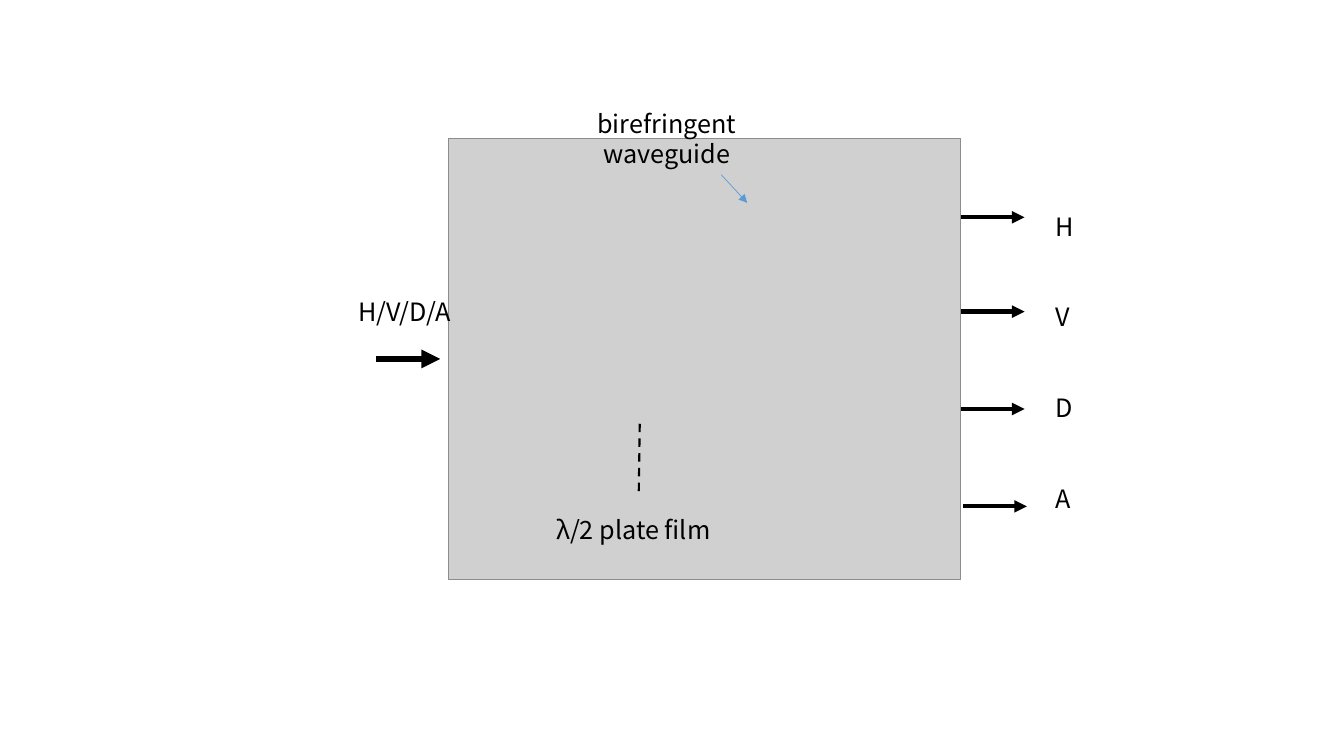
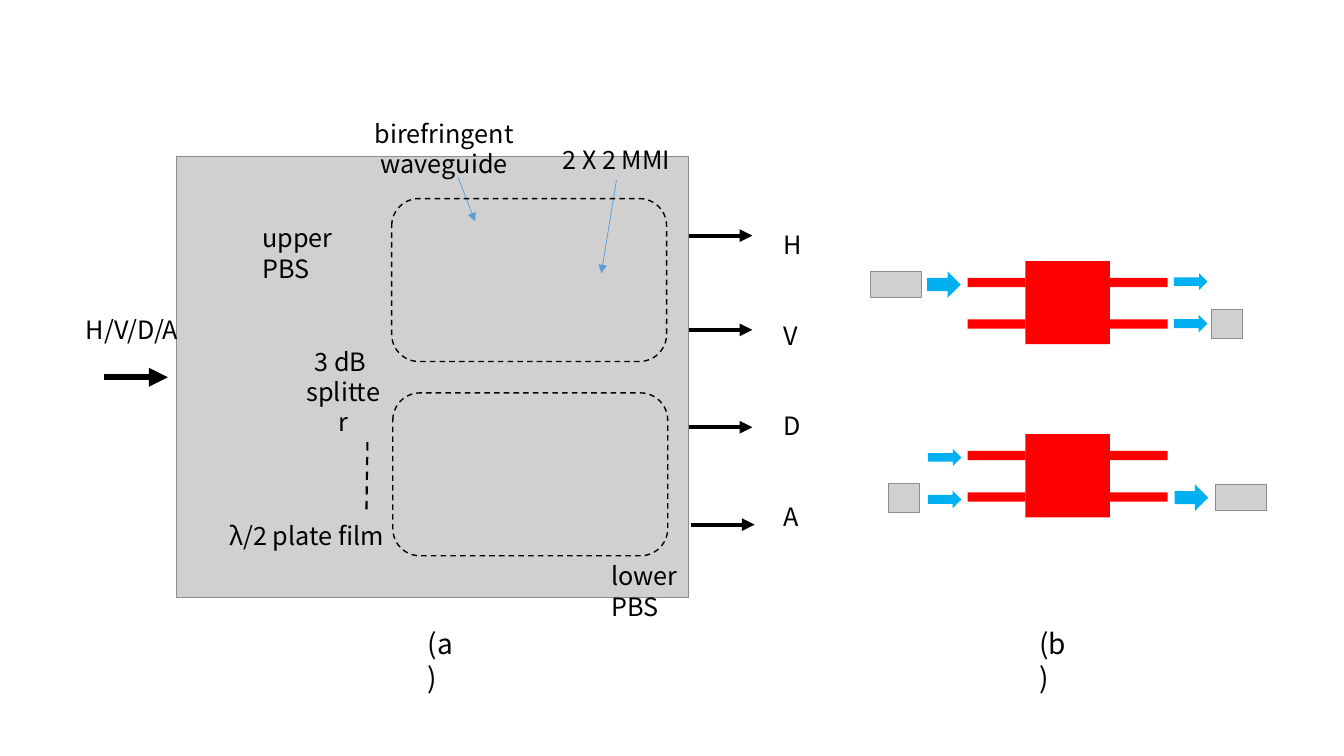
Before and after one commit to jschoe71/PBS-2017, a slide deck: slide 1 of layout.pptx. Drawn at 1344x756 pixels with LibreOffice and Linux fonts; fonts in the diff are those of the drawing; grey boxes stand for pictures; background and template pictures are left out. Boxes give left, top, right and bottom in pixels: in the first picture for what was removed or moved away, otherwise in the second. Text is boxed around its words. In the diff, an @@ line names an element or a change of style, - is before the commit and + after.

```diff
--- a/layout.pptx
+++ b/layout.pptx
@@ text "birefringent": place and size @@
-text "birefringent" at <box>597,112,736,169</box>
+text "birefringent" at <box>375,122,514,179</box>
@@ text added at <box>563,143,670,169</box>, 18 pt, text #000000 @@
+2 X 2 MMI
@@ arrow moved from (722, 174) - (747, 203) to (459, 177) - (475, 221) @@
@@ rounded rectangle added at <box>392,199,667,362</box>, outline #000000 1 pt dashed @@
@@ arrow added from (617, 180) to (602, 273), #5B9BD5 0.5 pt @@
@@ text added at <box>262,233,332,279</box>, 18 pt, text #000000 @@
+upper PBS
@@ 4 arrows, 1 line: place and size @@
-4 arrows, 1 line at <box>376,218,1025,495</box>
+4 arrows, 1 line at <box>104,236,752,513</box>
@@ group added at <box>870,261,1243,344</box>: 5 rectangles, 3 right arrows, 2 pictures @@
@@ text added at <box>315,351,366,372</box>, 18 pt, text #000000 @@
+3 dB
+splitter
@@ rounded rectangle added at <box>393,393,668,557</box>, outline #000000 1 pt dashed @@
@@ group added at <box>888,435,1267,517</box>: 5 rectangles, 3 right arrows, 2 pictures @@
@@ text "λ/2 plate film": place and size @@
-text "λ/2 plate film" at <box>556,518,711,545</box>
+text "λ/2 plate film" at <box>229,524,384,551</box>
@@ 2 texts, 1 picture, 1 arrow: place and size @@
-2 texts, 1 picture, 1 arrow at <box>358,139,1074,580</box>
+2 texts, 1 picture, 1 arrow at <box>86,157,802,598</box>
@@ text added at <box>611,565,677,617</box>, 18 pt, text #000000 @@
+lower PBS
@@ text added at <box>428,631,453,660</box>, 20 pt, text #000000 @@
+(a)
@@ text added at <box>1039,631,1066,660</box>, 20 pt, text #000000 @@
+(b)
```
Also in this commit, not shown: 2 other files.
